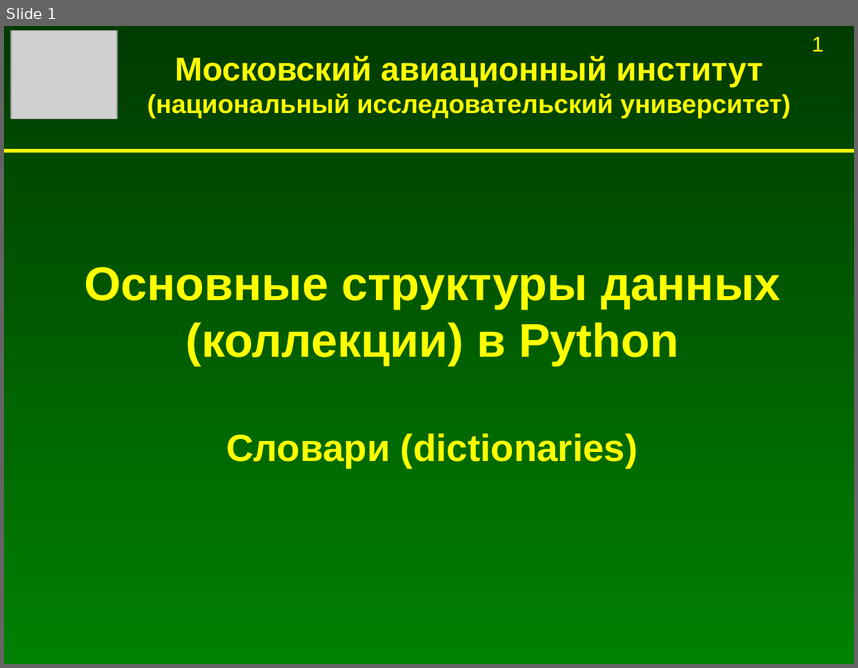
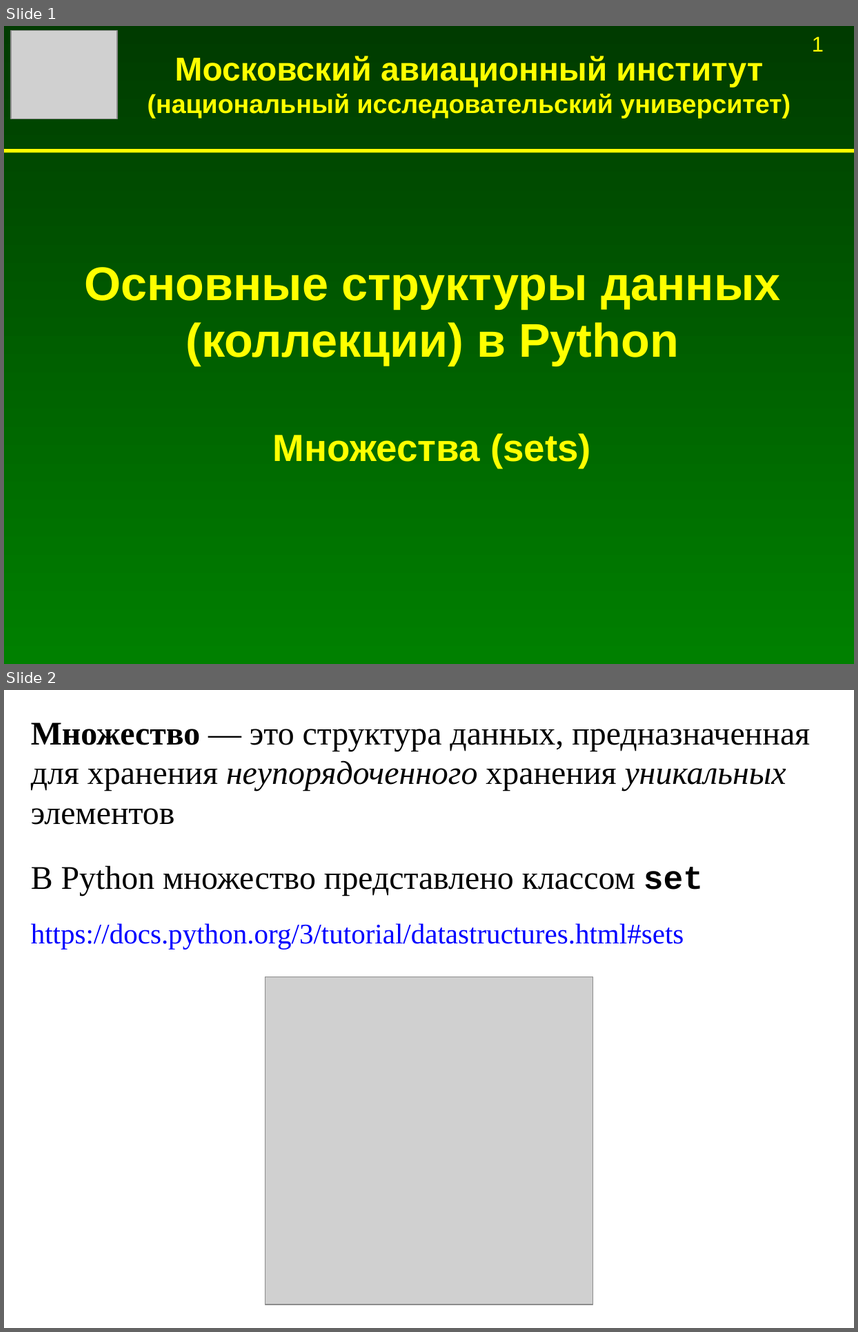
Before and after one commit to Jenyay/modelling, a slide deck: python language/presentations/08. Basic data structures. Sets.odp. Shown one above the other, each under a label of ours: slide 1 before the commit, slides 1 and 2 after it. The pictures are 858x668 and 858x1332 pixels, drawn with LibreOffice and Linux fonts; fonts in the diff are those of the drawing; grey boxes stand for pictures. Boxes give left, top, right and bottom in pixels: in the first picture for what was removed or moved away, otherwise in the second. Text is boxed around its words. In the diff, an @@ line names an element or a change of style, - is before the commit and + after.

Commit message:
Обновление презентации про множества

```diff
--- a/python language/presentations/08. Basic data structures. Sets.odp
+++ b/python language/presentations/08. Basic data structures. Sets.odp
@@ slide 2 added at <box>4,690,854,1328</box>, background #FFFFFF @@
@@ text added at <box>31,722,810,825</box>, 28 pt, text #000000 @@
+Множество — это структура данных, предназначенная для хранения неупорядоченного хранения уникальных элементов
@@ text added at <box>31,865,703,896</box>, 28 pt, text #000000 @@
+В Python множество представлено классом set
@@ text added at <box>31,923,684,949</box>, 24 pt, text #0000FF @@
+https://docs.python.org/3/tutorial/datastructures.html#sets
@@ picture added at <box>265,976,593,1304</box> @@
@@ slide 1 changed as well @@
@@ text at <box>273,433,591,468</box>: text changed @@
-Словари (dictionaries)
+Множества (sets)
```
Also in this commit, not shown: 1 other slide changed, 1 other slide added, 39 slides removed.
